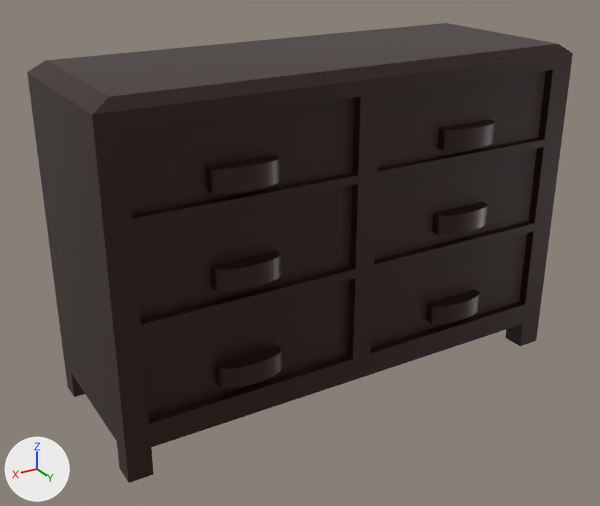
One commit to the FBX model Assets/Furniture Assets/FBX/dresser.fbx: the scene before it, then after it.
The view is the same before and after, from a 50 mm lens placed at (9.28, 14.84, 6.36), pointed at (0.46, 0.15, -0.99). The lights are fixed; the arrows at lower left show +X, +Y and +Z. Where no turn or scale is listed for an object, it has been applied to the vertices.
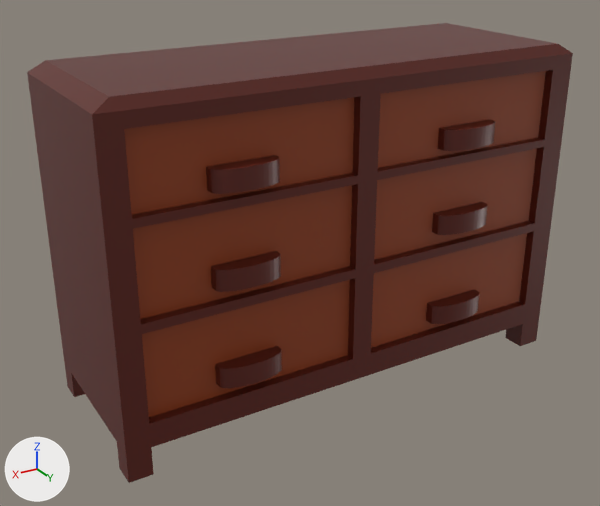
Pixel boxes (x1, y1, x2, y2) of what changed, in the pictures (600 x 506 px):
'Cube', recoloured (black to brown): (27, 23, 573, 483) in both
part 1 of me_cube, recoloured (black to brown): (124, 71, 546, 417) in both

The edits, one by one:
Material 'Material' (mat_material) changes colour from black #2a140d to dark red #5c1e13; in linear values from (0.0236, 0.00709, 0.00386) to (0.107, 0.013, 0.00631).
Material 'Material.001' (mat_material_001) is new.
Its base color is (0.281, 0.0462, 0.00674) (brown #903d13).
me_cube has 350 vertices, 195 faces and spans x -5.42..5.42, y -2.0..2.19, z -4.03..3.39.
me_cube is used by ob_cube; location (0.0, 0.0, 0.0).
me_cube part 1: all 6 faces centred in x -2.54..2.58, y 1.8, z -1.89..2.09 switch from mat_material (black #2a140d) to mat_material_001 (brown #903d13).
